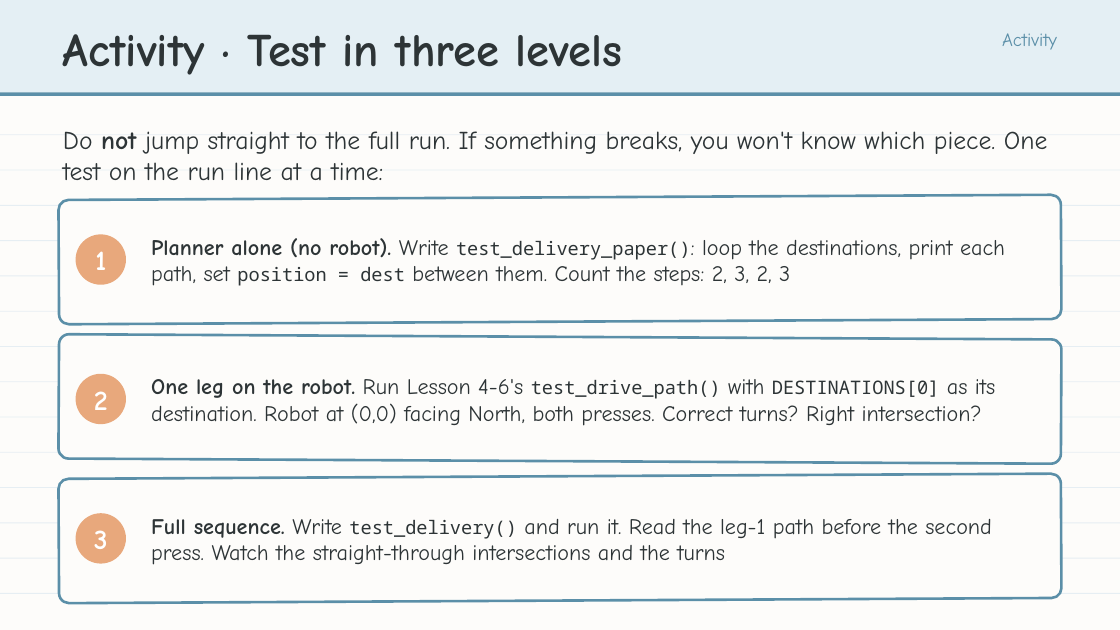
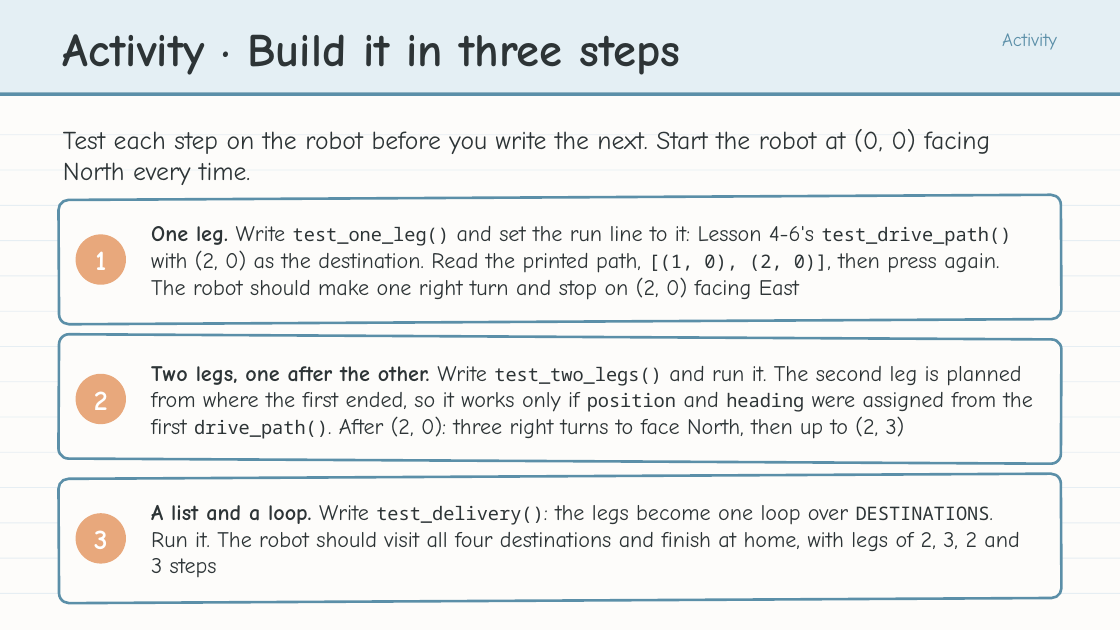
Before and after one commit to bradamiller/LearningPython, a slide deck: slide 12 of static/slides/module-04-manhattan/module-4-lesson-07-final-project.pptx (slide 11 before the commit). Drawn at 1120x630 pixels with LibreOffice and Linux fonts; fonts in the diff are those of the drawing. Boxes give left, top, right and bottom in pixels: in the first picture for what was removed or moved away, otherwise in the second. Text is boxed around its words. In the diff, an @@ line names an element or a change of style, - is before the commit and + after.

```diff
--- a/static/slides/module-04-manhattan/module-4-lesson-07-final-project.pptx
+++ b/static/slides/module-04-manhattan/module-4-lesson-07-final-project.pptx
@@ text at bbox=[63, 34, 680, 75]: text changed @@
-Activity · Test in three levels
+Activity · Build it in three steps
@@ text at bbox=[63, 129, 990, 185]: text changed @@
-Do not jump straight to the full run. If something breaks, you won't know which piece. One test on the run line at a time:
+Test each step on the robot before you write the next. Start the robot at (0, 0) facing North every time.
@@ text at bbox=[151, 226, 1012, 300]: text changed @@
-Planner alone (no robot). Write test_delivery_paper(): loop the destinations, print each path, set position = dest between them. Count the steps: 2, 3, 2, 3
+One leg. Write test_one_leg() and set the run line to it: Lesson 4-6's test_drive_path() with (2, 0) as the destination. Read the printed path, [(1, 0), (2, 0)], then press again. The robot should make one right turn and stop on (2, 0) facing East
@@ text at bbox=[151, 366, 1033, 439]: text changed @@
-One leg on the robot. Run Lesson 4-6's test_drive_path() with DESTINATIONS[0] as its destination. Robot at (0,0) facing North, both presses. Correct turns? Right intersection?
+Two legs, one after the other. Write test_two_legs() and run it. The second leg is planned from where the first ended, so it works only if position and heading were assigned from the first drive_path(). After (2, 0): three right turns to face North, then up to (2, 3)
@@ text at bbox=[151, 505, 1019, 577]: text changed @@
-Full sequence. Write test_delivery() and run it. Read the leg-1 path before the second press. Watch the straight-through intersections and the turns
+A list and a loop. Write test_delivery(): the legs become one loop over DESTINATIONS. Run it. The robot should visit all four destinations and finish at home, with legs of 2, 3, 2 and 3 steps
```
Also in this commit, not shown: 5 other slides changed, 1 slide added, 8 other files.
